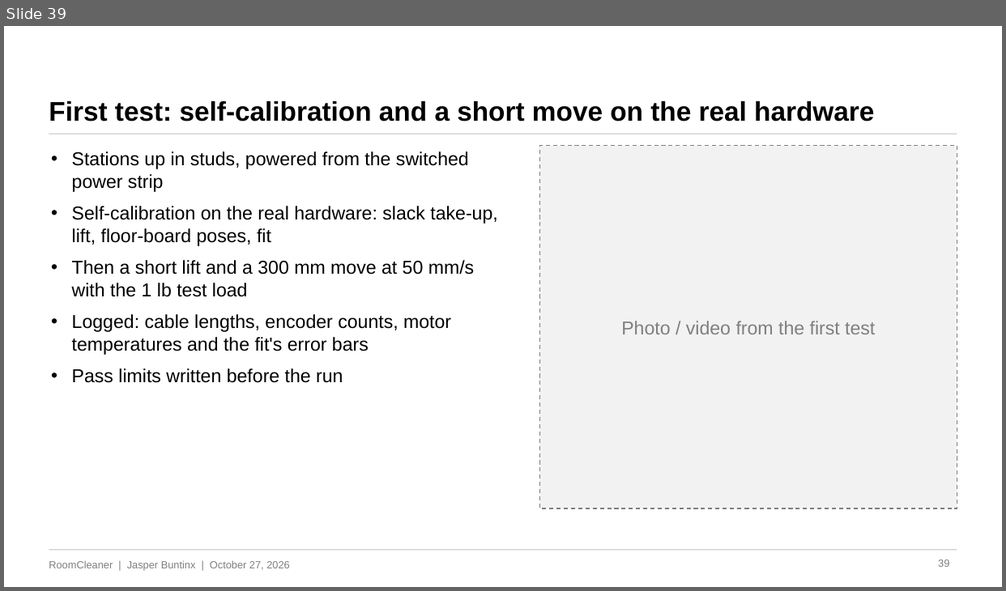
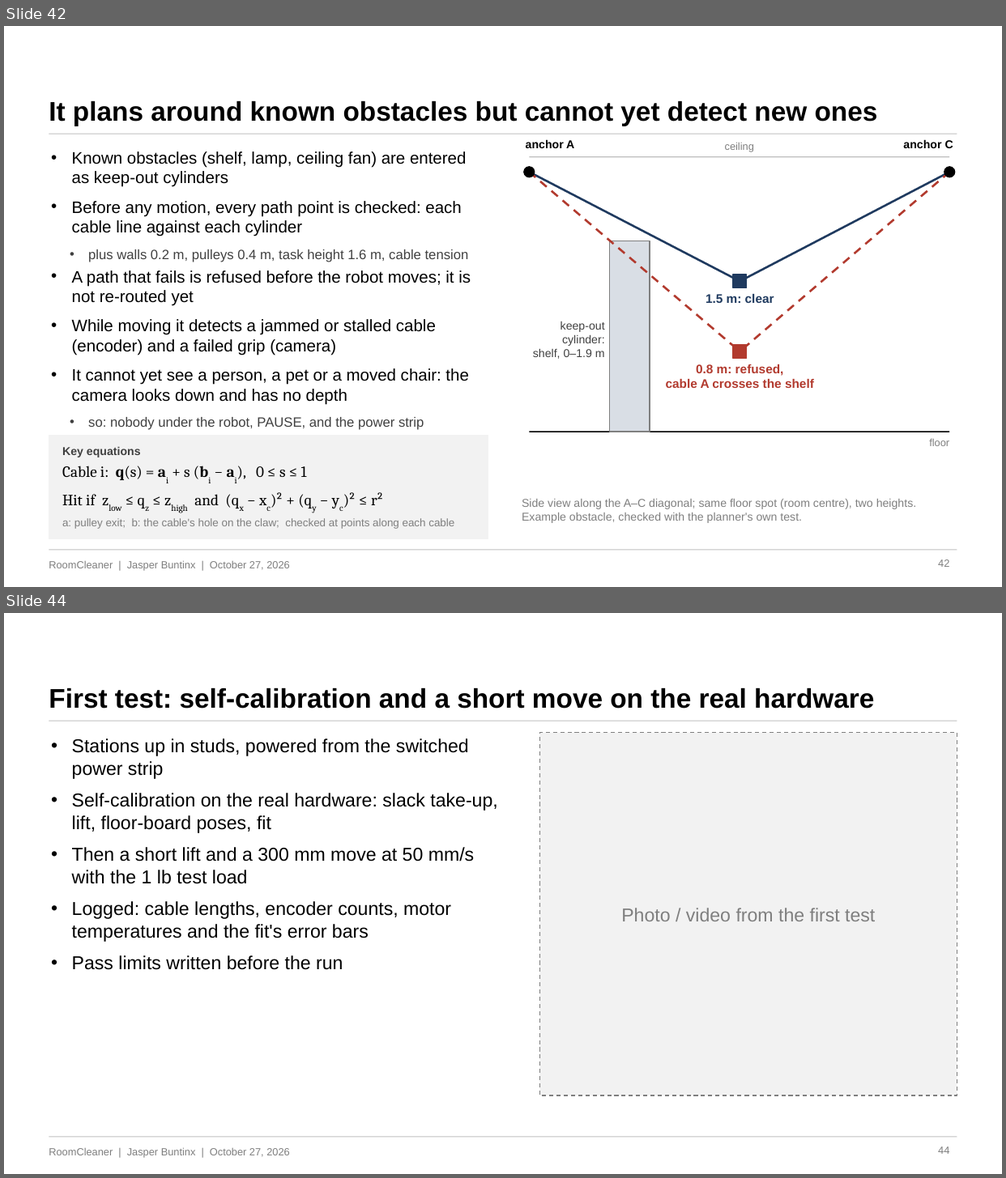
Before and after one commit to Jaspario1199/RoomCleaner, a slide deck: docs/presentation/deck_v4/RoomCleaner_Buntinx_Oct27_v4.pptx. Shown one above the other, each under a label of ours: slide 39 before the commit, slides 42 and 44 after it; the slides between them are not shown. The pictures are 1006x591 and 1006x1178 pixels, drawn with LibreOffice and Linux fonts; fonts in the diff are those of the drawing. Boxes give left, top, right and bottom in pixels: in the first picture for what was removed or moved away, otherwise in the second. Text is boxed around its words. In the diff, an @@ line names an element or a change of style, - is before the commit and + after.

```diff
--- a/docs/presentation/deck_v4/RoomCleaner_Buntinx_Oct27_v4.pptx
+++ b/docs/presentation/deck_v4/RoomCleaner_Buntinx_Oct27_v4.pptx
@@ slide 42 added at [4,26,1002,587], background #FFFFFF; not listed: 2 template elements that a slide beside it also shows @@
@@ text added at [49,101,878,126], 26 pt, text #000000, bold @@
+It plans around known obstacles but cannot yet detect new ones
@@ line added from (49, 134) to (957, 134), #BFBFBF 0.75 pt @@
@@ text added at [526,139,574,148], 11 pt, text #000000, bold @@
+anchor A
@@ text added at [725,143,754,152], 10 pt, text #7F7F7F @@
+ceiling
@@ text added at [903,139,953,148], 11 pt, text #000000, bold @@
+anchor C
@@ text added at [72,152,471,430], 16 pt, text #000000 @@
+• Known obstacles (shelf, lamp, ceiling fan) are entered as keep-out cylinders
+• Before any motion, every path point is checked: each cable line against each cylinder
+  • plus walls 0.2 m, pulleys 0.4 m, task height 1.6 m, cable tension
+• A path that fails is refused before the robot moves; it is not re-routed yet
+• While moving it detects a jammed or stalled cable (encoder) and a failed grip (camera)
+• It cannot yet see a person, a pet or a moved chair: the camera looks down and has no depth
+  • so: nobody under the robot, PAUSE, and the power strip
@@ ellipse added at [524,167,535,177], fill #000000, outline #000000 1 pt @@
@@ line added from (530, 157) to (949, 157), #BFBFBF 1 pt @@
@@ ellipse added at [944,167,955,177], fill #000000, outline #000000 1 pt @@
@@ line added from (530, 172) to (740, 281), #1F3A5F 2 pt @@
@@ line added from (530, 172) to (740, 352), #B23A2E 2 pt dashed @@
@@ line added from (949, 172) to (740, 281), #1F3A5F 2 pt @@
@@ line added from (949, 172) to (740, 352), #B23A2E 2 pt dashed @@
@@ rectangle added at [610,241,650,433], fill #D9DEE5, outline #7F7F7F 1 pt @@
@@ rectangle added at [733,275,747,288], fill #1F3A5F, outline #1F3A5F 1 pt @@
@@ text added at [705,294,774,303], 12 pt, text #1F3A5F, bold @@
+1.5 m: clear
@@ text added at [533,322,605,359], 11 pt, text #404040 @@
+keep-out
+cylinder:
+shelf, 0–1.9 m
@@ text added at [666,365,814,388], 12 pt, text #B23A2E, bold @@
+0.8 m: refused,
+cable A crosses the shelf
@@ rectangle added at [733,345,747,358], fill #B23A2E, outline #B23A2E 1 pt @@
@@ rectangle added at [49,436,488,539], fill #F2F2F2, outline #F2F2F2 0.5 pt @@
@@ line added from (530, 432) to (949, 432), #000000 1.25 pt @@
@@ text added at [62,447,141,458], 11 pt, text #404040, bold @@
+Key equations
@@ text added at [929,439,949,446], 10 pt, text #7F7F7F @@
+floor
@@ text added at [62,466,383,508], 15 pt, text #000000 @@
+Cable i: q(s) = ai + s (bi − ai), 0 ≤ s ≤ 1
+Hit if zlow ≤ qz ≤ zhigh and (qx − xc)² + (qy − yc)² ≤ r²
@@ text added at [522,499,916,523], 11 pt, text #7F7F7F @@
+Side view along the A–C diagonal; same floor spot (room centre), two heights. Example obstacle, checked with the planner's own test.
@@ text added at [62,518,454,529], 10.5 pt, text #7F7F7F @@
+a: pulley exit; b: the cable's hole on the claw; checked at points along each cable
@@ page number added at [938,560,949,567], 10 pt, text #7F7F7F @@
+42
@@ what was slide 39 is now slide 44 @@
@@ page number at [938,1147,949,1154]: text changed @@
-39
+44
```
Also in this commit, not shown: 4 slides changed, 4 other slides added, 2 other files.
